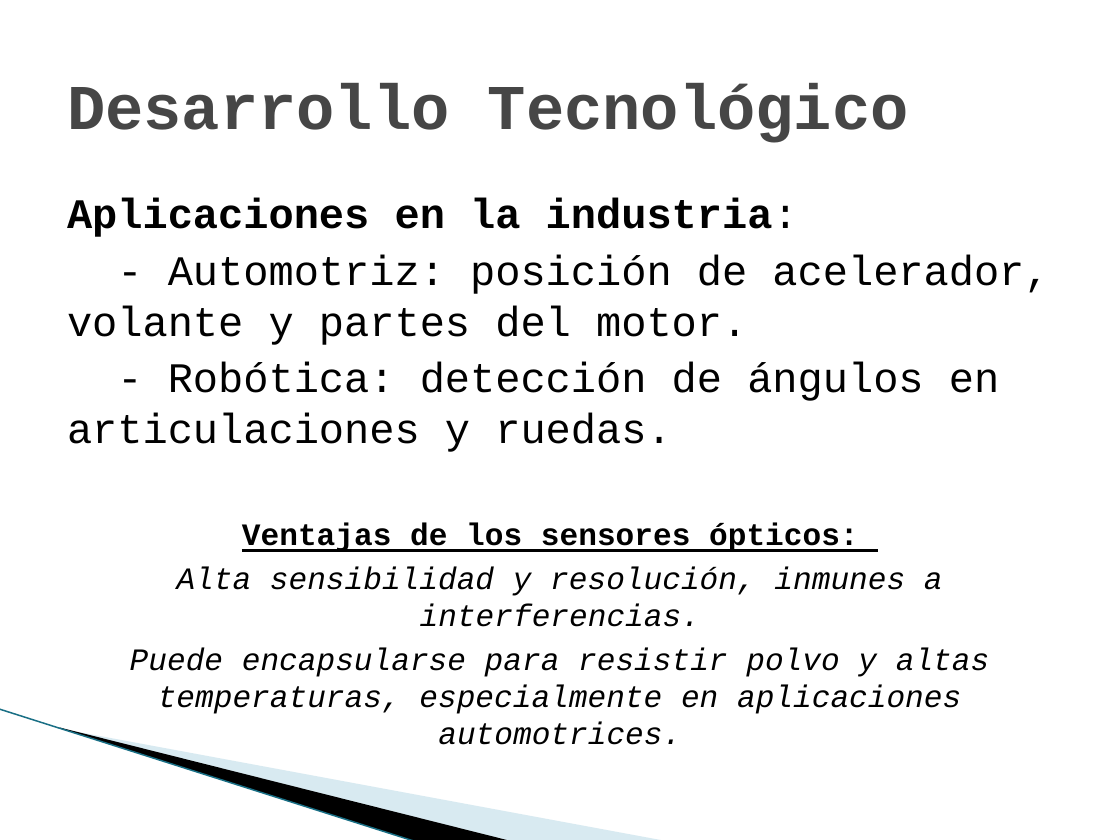
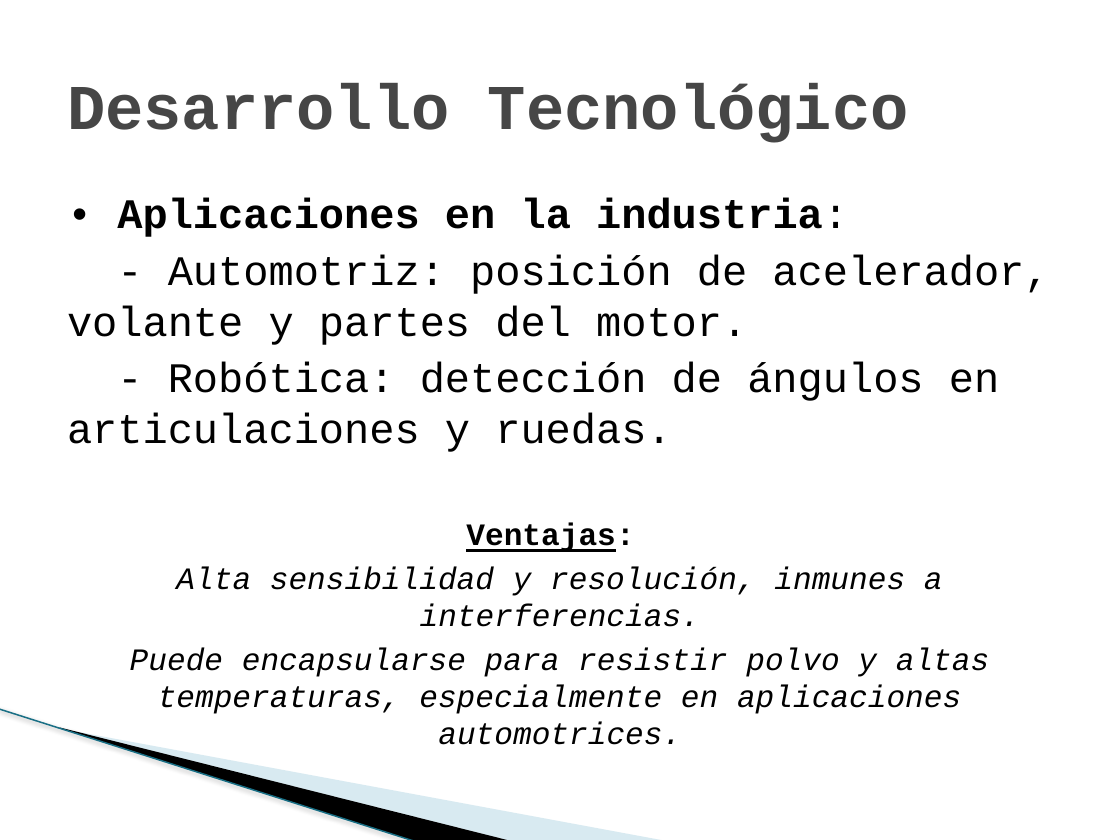
Before and after one commit to marianomorel/maestria-repo, a slide deck: slide 6 of sensores_cmos_presentacion.pptx (slide 9 before the commit). Drawn at 1120x840 pixels with LibreOffice and Linux fonts; fonts in the diff are those of the drawing; background and template pictures are left out. Boxes give left, top, right and bottom in pixels: in the first picture for what was removed or moved away, otherwise in the second. Text is boxed around its words. In the diff, an @@ line names an element or a change of style, - is before the commit and + after.

```diff
--- a/sensores_cmos_presentacion.pptx
+++ b/sensores_cmos_presentacion.pptx
@@ text at <box>117,198,848,237</box>: text changed @@
-Aplicaciones en la industria:
+• Aplicaciones en la industria:
@@ text at <box>466,523,634,552</box>: text changed @@
-Ventajas de los sensores ópticos:
+Ventajas:
@@ line (0, 709) - (416, 840): stroke #97C5D8 0.95 pt to #196F85 0.95 pt @@
```
Also in this commit, not shown: 11 other slides changed, 1 slide added, 1 other file.
